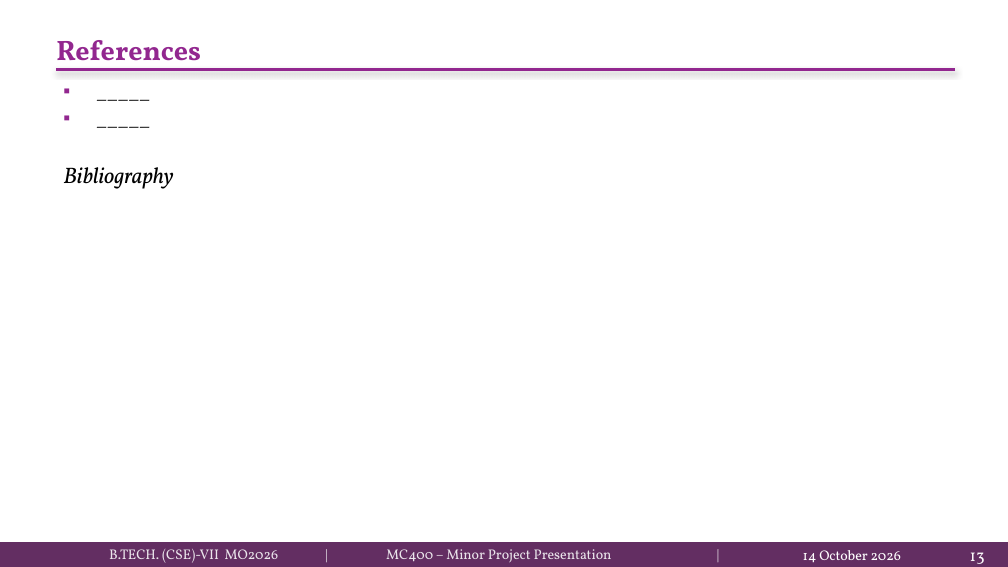
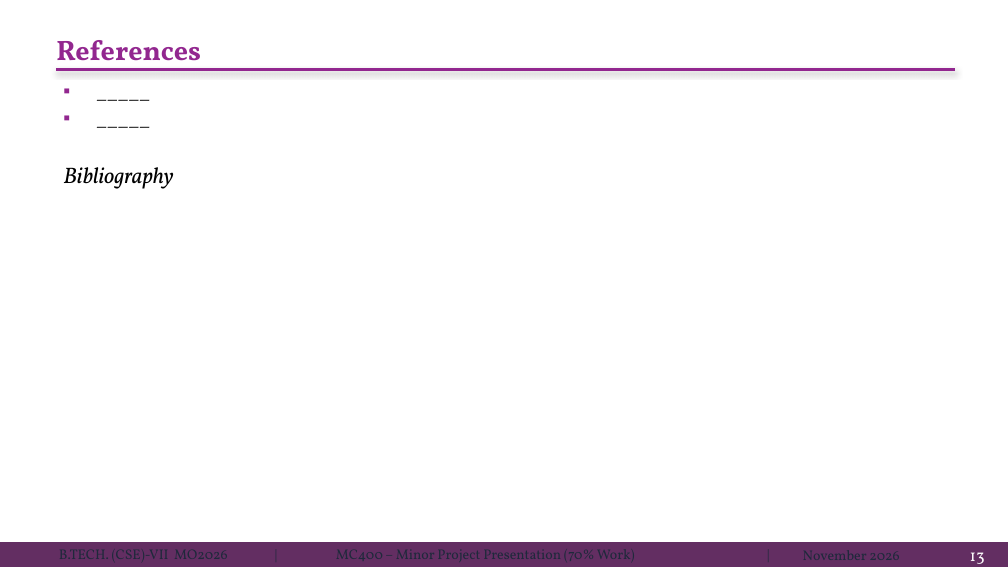
Before and after one commit to Shivaniroy09/SchemeSathi-Ai-Project, a slide deck: slide 13 of ppt/MC400-Minor Project Presentation format-BTech CSE MO26.pptx. Drawn at 1008x567 pixels with LibreOffice and Linux fonts; fonts in the diff are those of the drawing. Boxes give left, top, right and bottom in pixels: in the first picture for what was removed or moved away, otherwise in the second. Text is boxed around its words. In the diff, an @@ line names an element or a change of style, - is before the commit and + after.

```diff
--- a/ppt/MC400-Minor Project Presentation format-BTech CSE MO26.pptx
+++ b/ppt/MC400-Minor Project Presentation format-BTech CSE MO26.pptx
@@ text removed at [109, 549, 612, 563] @@
-B.TECH. (CSE)-VII MO2026 | MC400 – Minor Project Presentation |
@@ text removed at [803, 550, 901, 563] @@
-14 October 2026
```
Also in this commit, not shown: 12 other slides changed, 1 other file.
